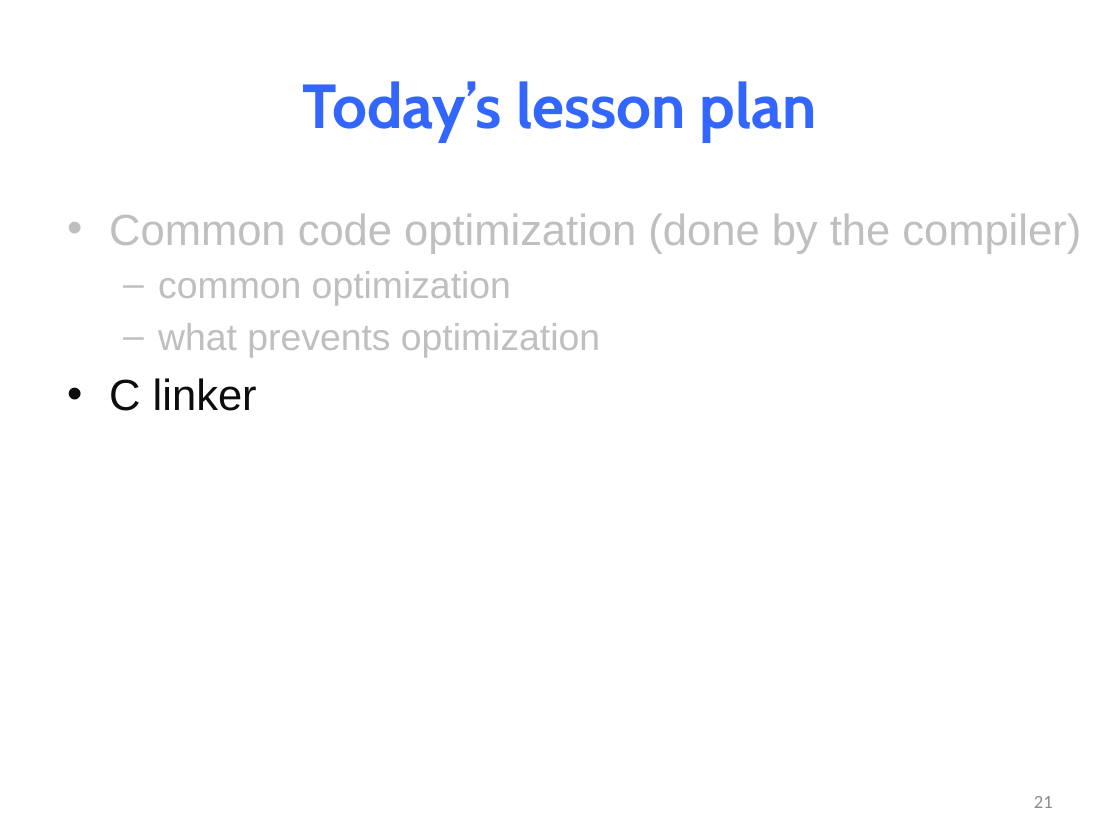
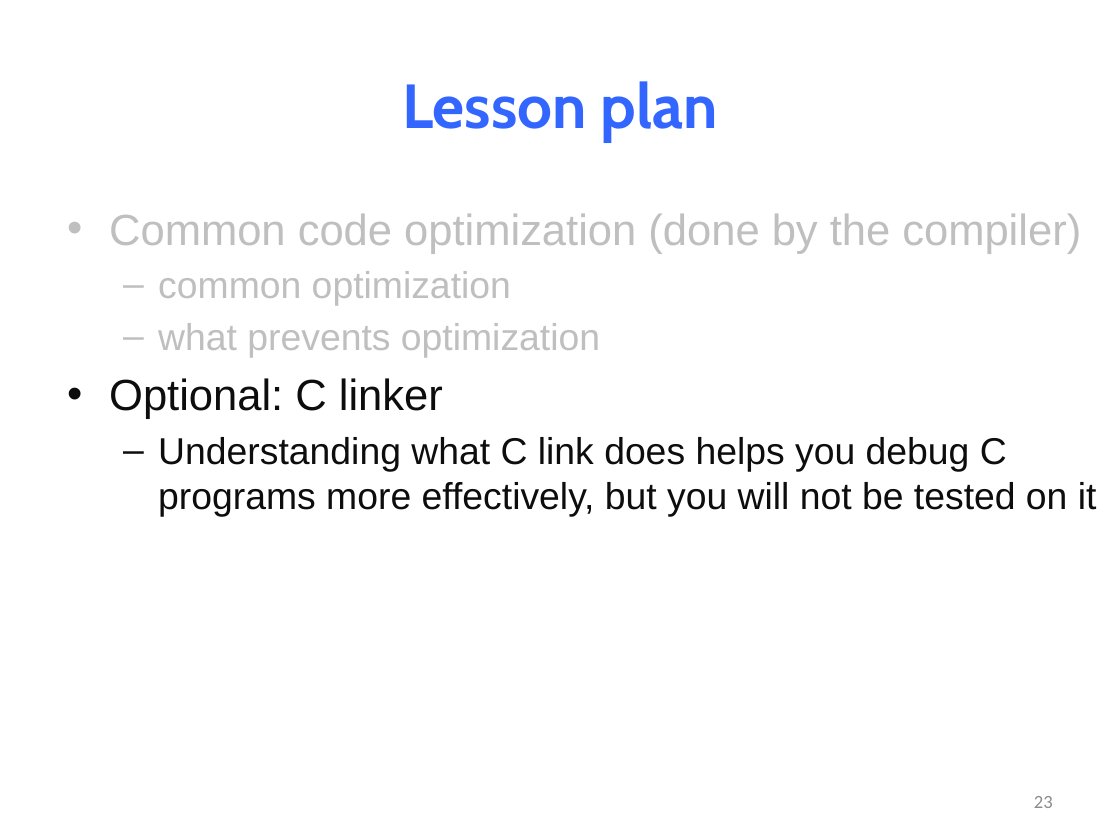
Before and after one commit to NYU-CSO/nyu-cso.github.io, a slide deck: slide 23 of notes/13-optimization-linking.pptx (slide 21 before the commit). Drawn at 1120x840 pixels with LibreOffice and Linux fonts; fonts in the diff are those of the drawing. Boxes give left, top, right and bottom in pixels: in the first picture for what was removed or moved away, otherwise in the second. Text is boxed around its words. In the diff, an @@ line names an element or a change of style, - is before the commit and + after.

```diff
--- a/notes/13-optimization-linking.pptx
+++ b/notes/13-optimization-linking.pptx
@@ title at (x1=402, y1=81, x2=718, y2=142): text changed @@
-Today’s lesson plan
+Lesson plan
@@ text at (x1=109, y1=378, x2=1097, y2=516): text changed; size 28 to 24 pt @@
-• C linker
+• Optional: C linker
+  – Understanding what C link does helps you debug C programs more effectively, but you will not be tested on it
@@ page number at (x1=1034, y1=796, x2=1053, y2=808): text changed @@
-21
+23
```
Also in this commit, not shown: 3 other slides changed, 1 slide added, 1 other file.
